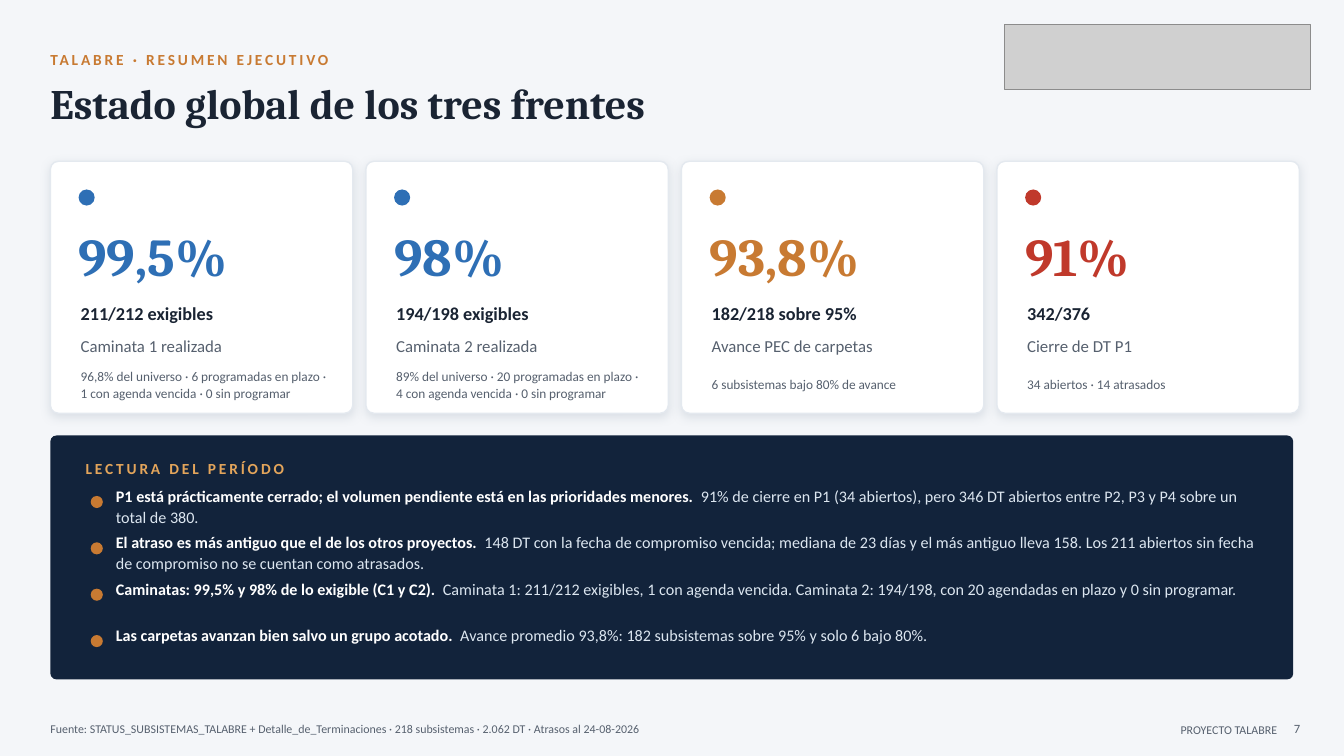
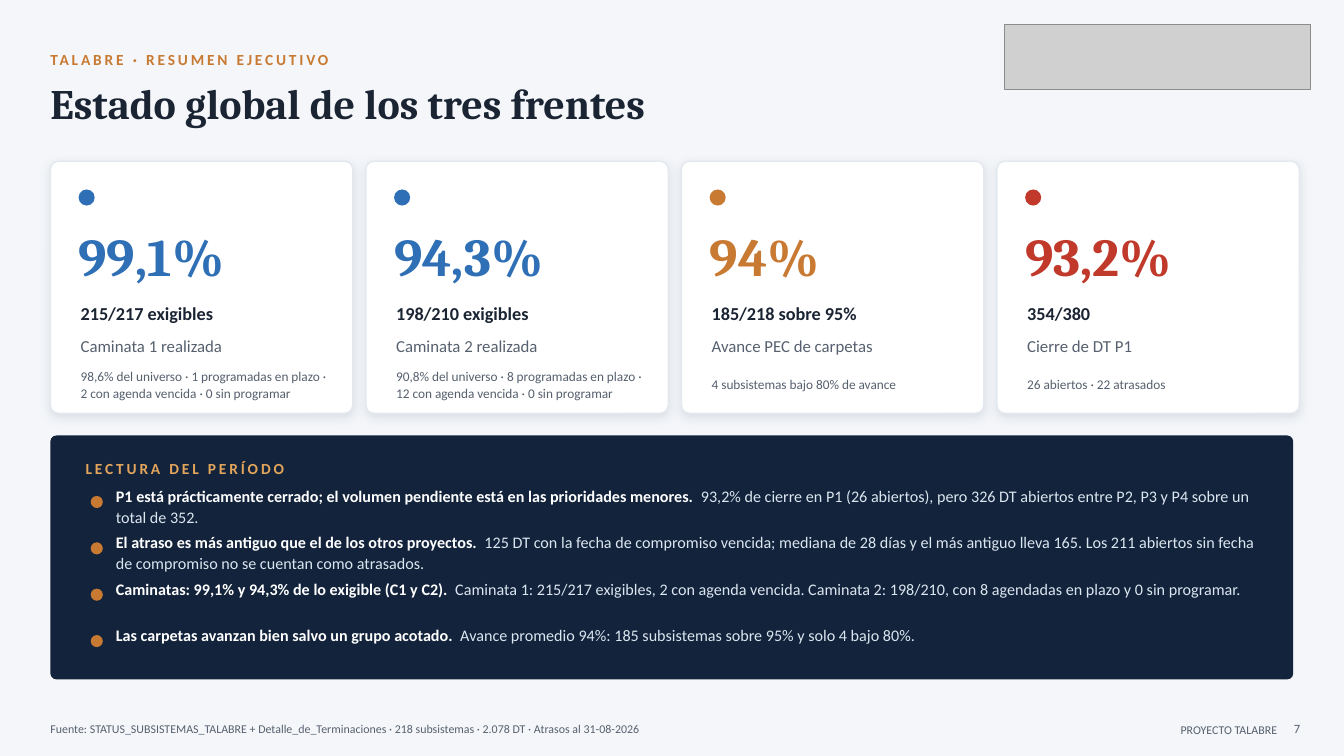
Before and after one commit to tdkvalex/Dashboard-HSEQ, a slide deck: slide 7 of panel_control_TOP_P1/Panel_Control_TOP_P1.pptx. Drawn at 1344x756 pixels with LibreOffice and Linux fonts; fonts in the diff are those of the drawing; grey boxes stand for pictures. Boxes give left, top, right and bottom in pixels: in the first picture for what was removed or moved away, otherwise in the second. Text is boxed around its words. In the diff, an @@ line names an element or a change of style, - is before the commit and + after.

```diff
--- a/panel_control_TOP_P1/Panel_Control_TOP_P1.pptx
+++ b/panel_control_TOP_P1/Panel_Control_TOP_P1.pptx
@@ text at <box>79,240,225,284</box>: text changed @@
-99,5%
+99,1%
@@ text at <box>394,240,543,284</box>: text changed @@
-98%
+94,3%
@@ text at <box>710,240,820,278</box>: text changed @@
-93,8%
+94%
@@ text at <box>1025,240,1172,284</box>: text changed @@
-91%
+93,2%
@@ text at <box>81,307,213,323</box>: text changed @@
-211/212 exigibles
+215/217 exigibles
@@ text at <box>396,307,528,323</box>: text changed @@
-194/198 exigibles
+198/210 exigibles
@@ text at <box>712,307,857,321</box>: text changed @@
-182/218 sobre 95%
+185/218 sobre 95%
@@ text at <box>1027,307,1090,321</box>: text changed @@
-342/376
+354/380
@@ text at <box>81,372,319,400</box>: text changed @@
-96,8% del universo · 6 programadas en plazo · 1 con agenda vencida · 0 sin programar
+98,6% del universo · 1 programadas en plazo · 2 con agenda vencida · 0 sin programar
@@ text at <box>396,372,635,401</box>: text changed @@
-89% del universo · 20 programadas en plazo · 4 con agenda vencida · 0 sin programar
+90,8% del universo · 8 programadas en plazo · 12 con agenda vencida · 0 sin programar
@@ text at <box>712,380,896,391</box>: text changed @@
-6 subsistemas bajo 80% de avance
+4 subsistemas bajo 80% de avance
@@ text at <box>1027,380,1165,389</box>: text changed @@
-34 abiertos · 14 atrasados
+26 abiertos · 22 atrasados
@@ text at <box>116,490,1249,523</box>: text changed @@
-P1 está prácticamente cerrado; el volumen pendiente está en las prioridades menores. 91% de cierre en P1 (34 abiertos), pero 346 DT abiertos entre P2, P3 y P4 sobre un total de 380.
+P1 está prácticamente cerrado; el volumen pendiente está en las prioridades menores. 93,2% de cierre en P1 (26 abiertos), pero 326 DT abiertos entre P2, P3 y P4 sobre un total de 352.
@@ text at <box>116,536,1254,572</box>: text changed @@
-El atraso es más antiguo que el de los otros proyectos. 148 DT con la fecha de compromiso vencida; mediana de 23 días y el más antiguo lleva 158. Los 211 abiertos sin fecha de compromiso no se cuentan como atrasados.
+El atraso es más antiguo que el de los otros proyectos. 125 DT con la fecha de compromiso vencida; mediana de 28 días y el más antiguo lleva 165. Los 211 abiertos sin fecha de compromiso no se cuentan como atrasados.
@@ text at <box>116,583,1241,598</box>: text changed @@
-Caminatas: 99,5% y 98% de lo exigible (C1 y C2). Caminata 1: 211/212 exigibles, 1 con agenda vencida. Caminata 2: 194/198, con 20 agendadas en plazo y 0 sin programar.
+Caminatas: 99,1% y 94,3% de lo exigible (C1 y C2). Caminata 1: 215/217 exigibles, 2 con agenda vencida. Caminata 2: 198/210, con 8 agendadas en plazo y 0 sin programar.
@@ text at <box>116,629,915,644</box>: text changed @@
-Las carpetas avanzan bien salvo un grupo acotado. Avance promedio 93,8%: 182 subsistemas sobre 95% y solo 6 bajo 80%.
+Las carpetas avanzan bien salvo un grupo acotado. Avance promedio 94%: 185 subsistemas sobre 95% y solo 4 bajo 80%.
@@ text at <box>50,725,640,735</box>: text changed @@
-Fuente: STATUS_SUBSISTEMAS_TALABRE + Detalle_de_Terminaciones · 218 subsistemas · 2.062 DT · Atrasos al 24-08-2026
+Fuente: STATUS_SUBSISTEMAS_TALABRE + Detalle_de_Terminaciones · 218 subsistemas · 2.078 DT · Atrasos al 31-08-2026
```
Also in this commit, not shown: 16 other slides changed, 8 other files.
